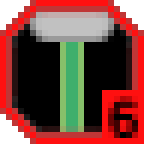
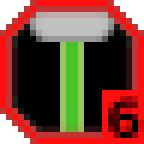
Layers edited between the first and the second w=144, h=144 image:
painted on "Level" over left=108, top=96, right=144, bottom=138
painted on "Disruptor" over left=60, top=42, right=84, bottom=132
